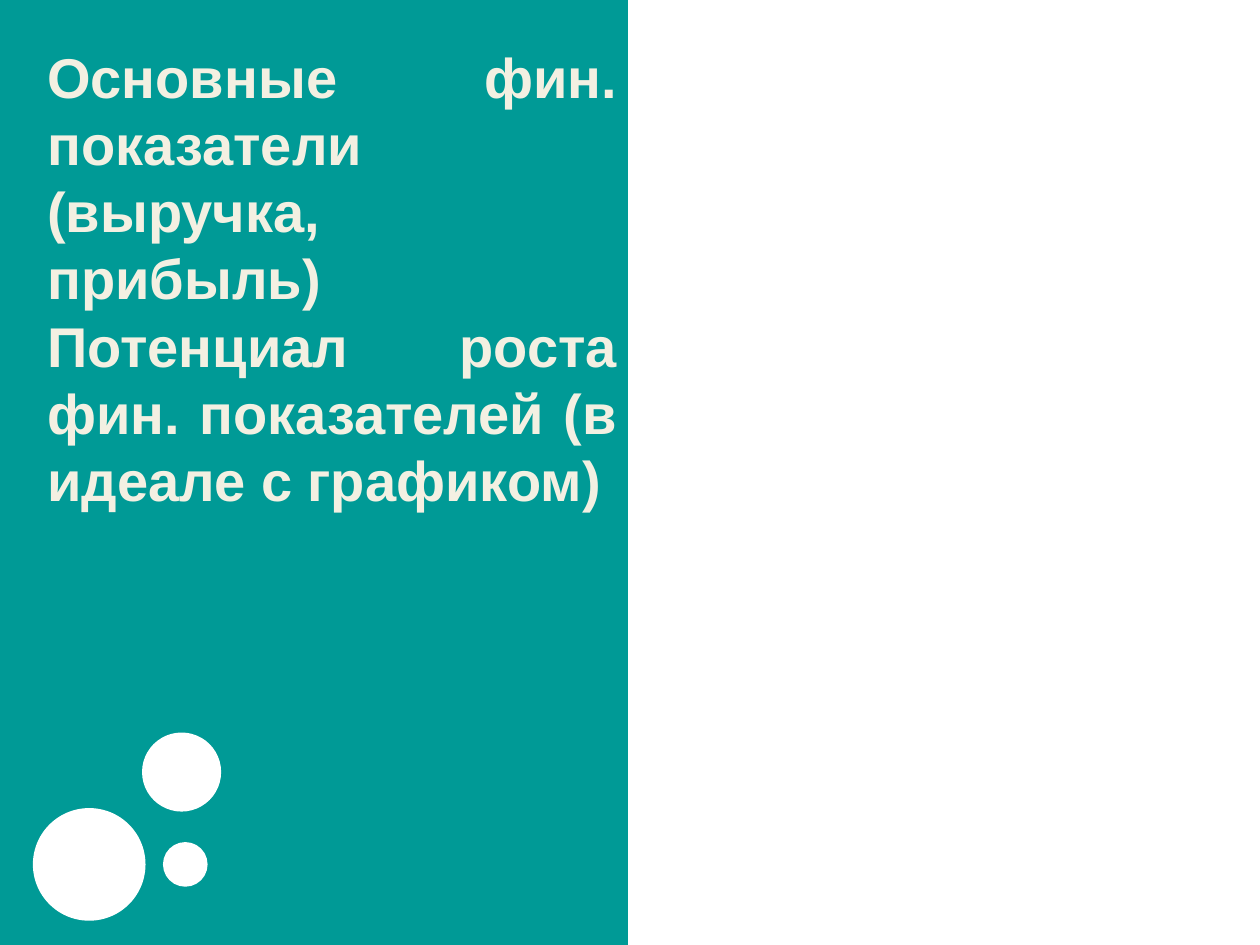
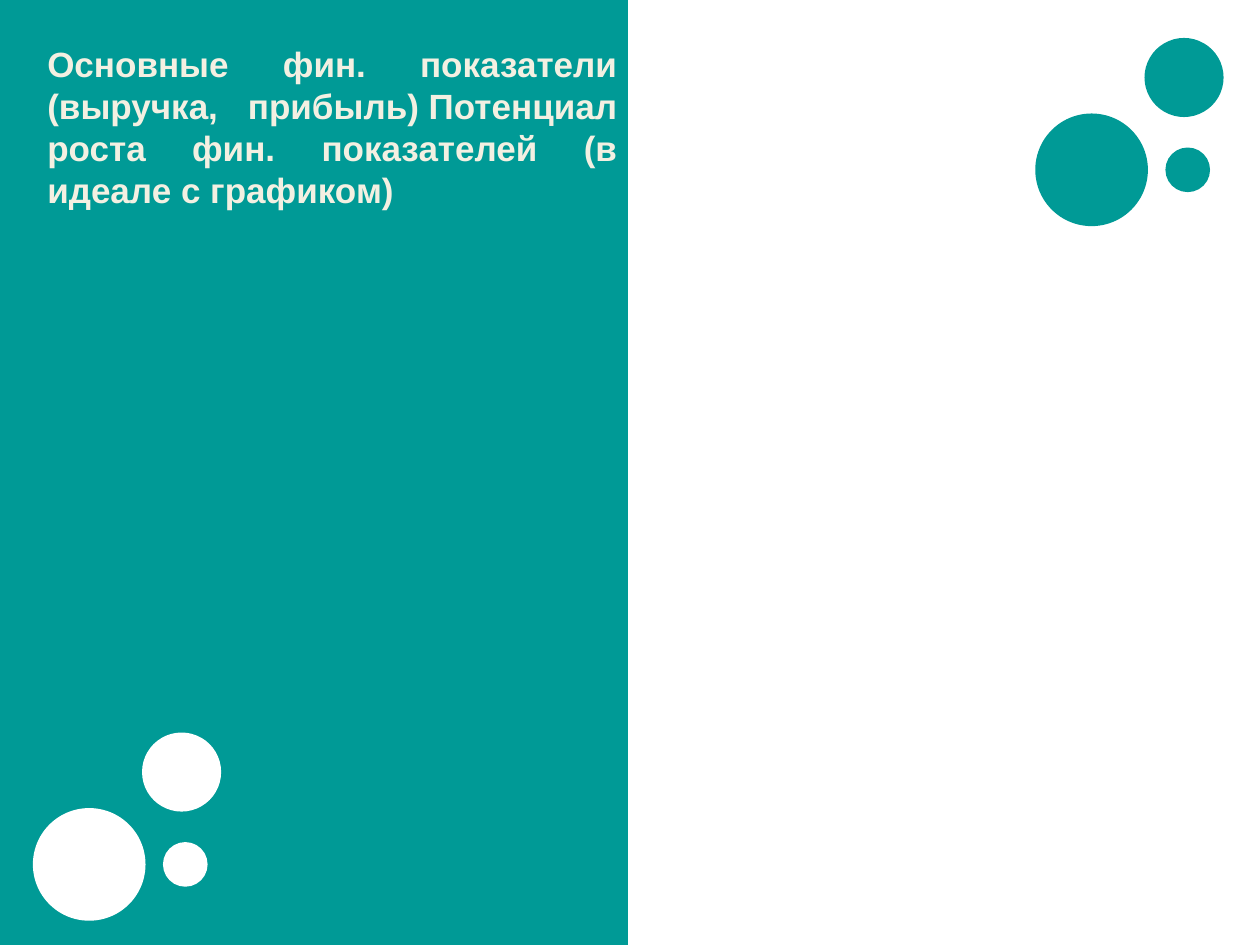
Before and after one commit to MaximilyanoEscobar/xakaton, a slide deck: slide 4 of Шаблон.pptx. Drawn at 1260x945 pixels with LibreOffice and Linux fonts; fonts in the diff are those of the drawing. Boxes give left, top, right and bottom in pixels: in the first picture for what was removed or moved away, otherwise in the second. Text is boxed around its words. In the diff, an @@ line names an element or a change of style, - is before the commit and + after.

```diff
--- a/Шаблон.pptx
+++ b/Шаблон.pptx
@@ subtitle "Основные фин. показатели (выручка, прибыль) ..." at (47, 51, 617, 210): size 32 to 20 pt; less space between paragraphs @@
@@ ellipse added at (1147, 40, 1222, 116), fill #009A96, outline #009A96 2 pt @@
@@ ellipse added at (1037, 116, 1147, 226), fill #009A96, outline #009A96 2 pt @@
@@ ellipse added at (1167, 150, 1208, 192), fill #009A96, outline #009A96 2 pt @@
```
Also in this commit, not shown: 4 other files.
